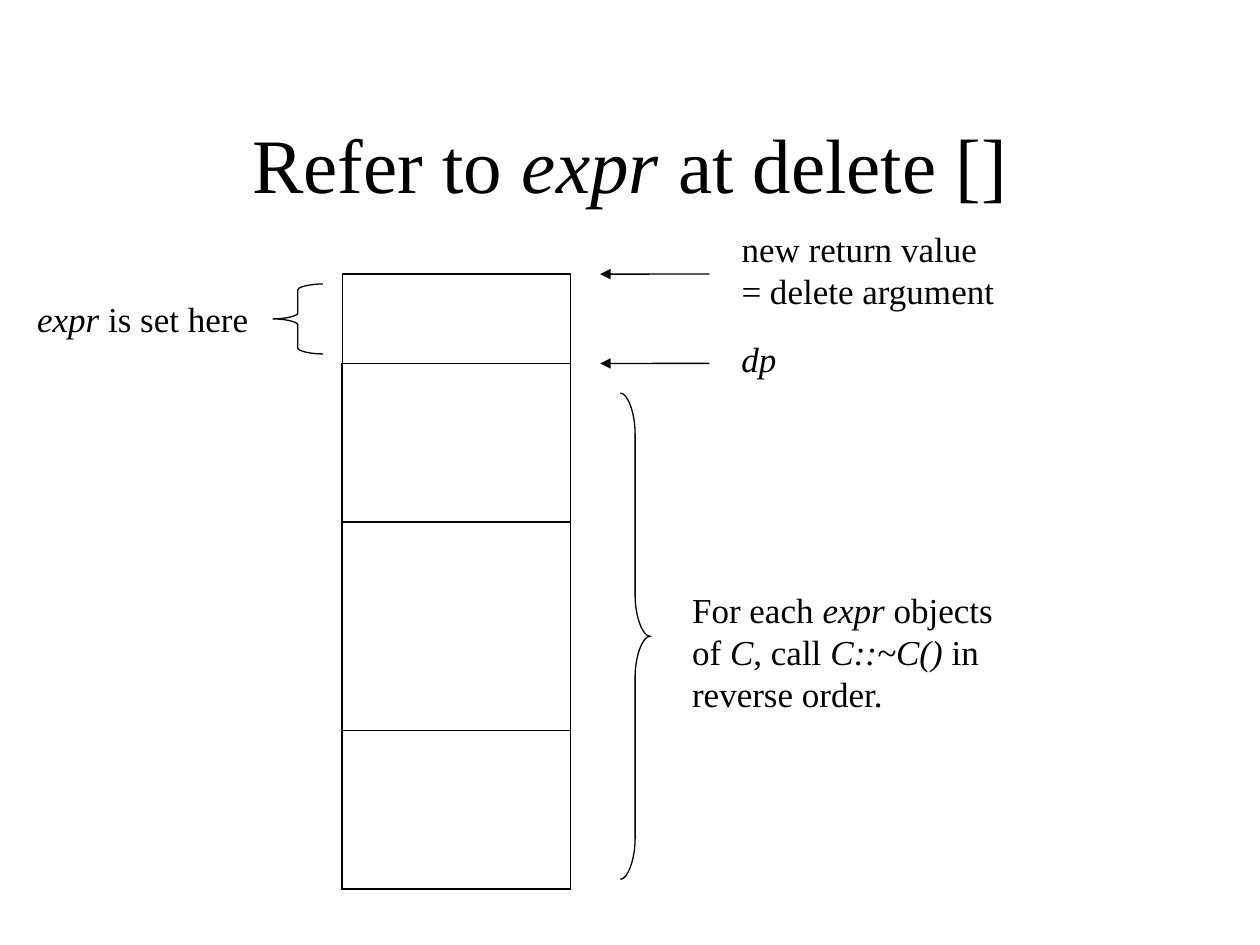
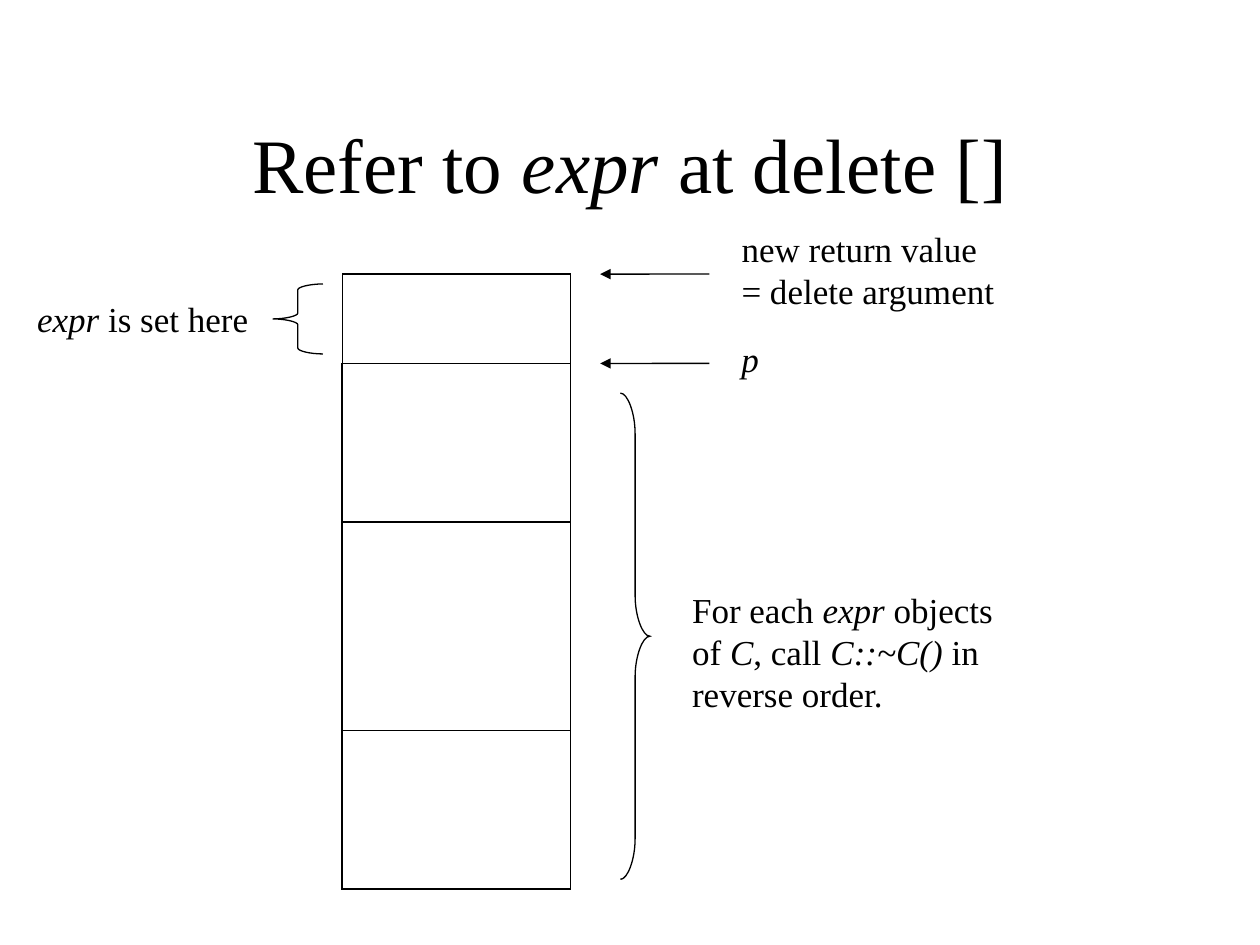
Before and after one commit to KeiHasegawa/cxx_doc, a slide deck: slide 4 of 13_new_delete_array_e.ppt. Drawn at 1260x945 pixels with LibreOffice and Linux fonts; fonts in the diff are those of the drawing. Boxes give left, top, right and bottom in pixels: in the first picture for what was removed or moved away, otherwise in the second. Text is boxed around its words. In the diff, an @@ line names an element or a change of style, - is before the commit and + after.

```diff
--- a/13_new_delete_array_e.ppt
+++ b/13_new_delete_array_e.ppt
@@ text at [741,355,759,379]: text changed @@
-dp
+p
```
Also in this commit, not shown: 1 other slide changed, 1 other file.
